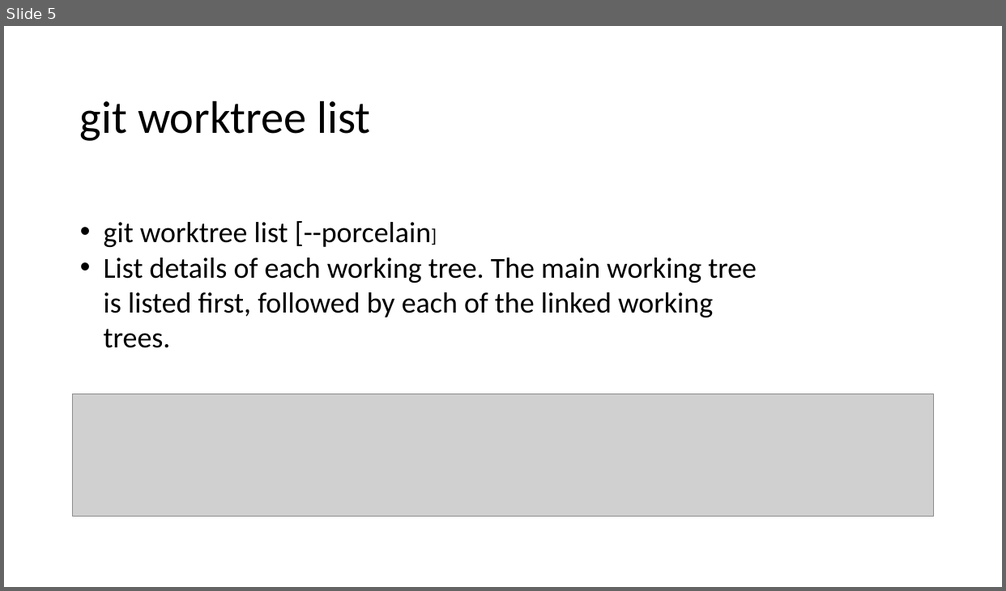
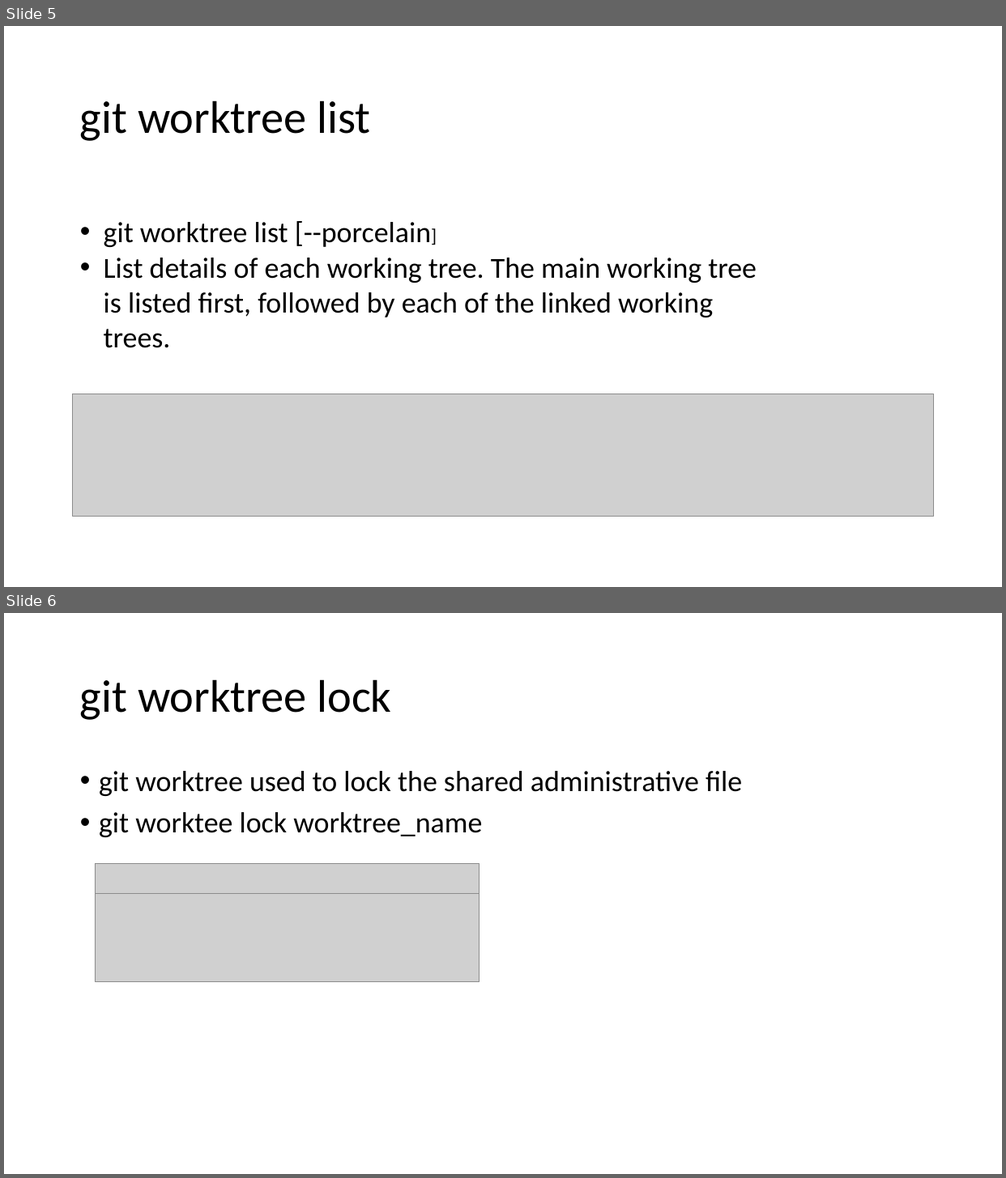
Before and after one commit to Bhavya-verma-knoldus/Git-group-assignment, a slide deck: git_worktree.pptx. Shown one above the other, each under a label of ours: slide 5 before the commit, slides 5 and 6 after it. The pictures are 1006x591 and 1006x1178 pixels, drawn with LibreOffice and Linux fonts; fonts in the diff are those of the drawing; grey boxes stand for pictures. Boxes give left, top, right and bottom in pixels: in the first picture for what was removed or moved away, otherwise in the second. Text is boxed around its words. In the diff, an @@ line names an element or a change of style, - is before the commit and + after.

```diff
--- a/git_worktree.pptx
+++ b/git_worktree.pptx
@@ slide 6 added at (x1=4, y1=613, x2=1002, y2=1174), background #FFFFFF @@
@@ title added at (x1=80, y1=679, x2=391, y2=720), 44 pt, text #000000 @@
+git worktree lock
@@ text added at (x1=99, y1=771, x2=742, y2=837), 28 pt, text #000000 @@
+• git worktree used to lock the shared administrative file
+• git worktee lock worktree_name
@@ picture added at (x1=96, y1=864, x2=479, y2=894) @@
@@ picture added at (x1=96, y1=894, x2=479, y2=982) @@
```
Also in this commit, not shown: 2 slides changed.
